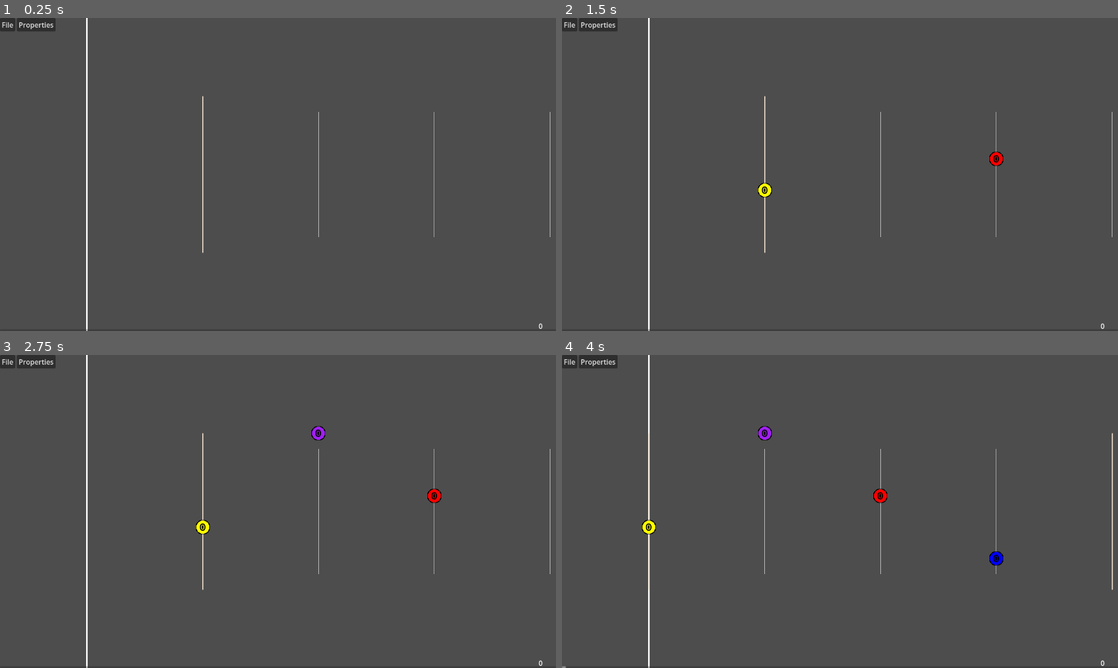
Above: before the commit, frames 1-4 (two rows, left to right).
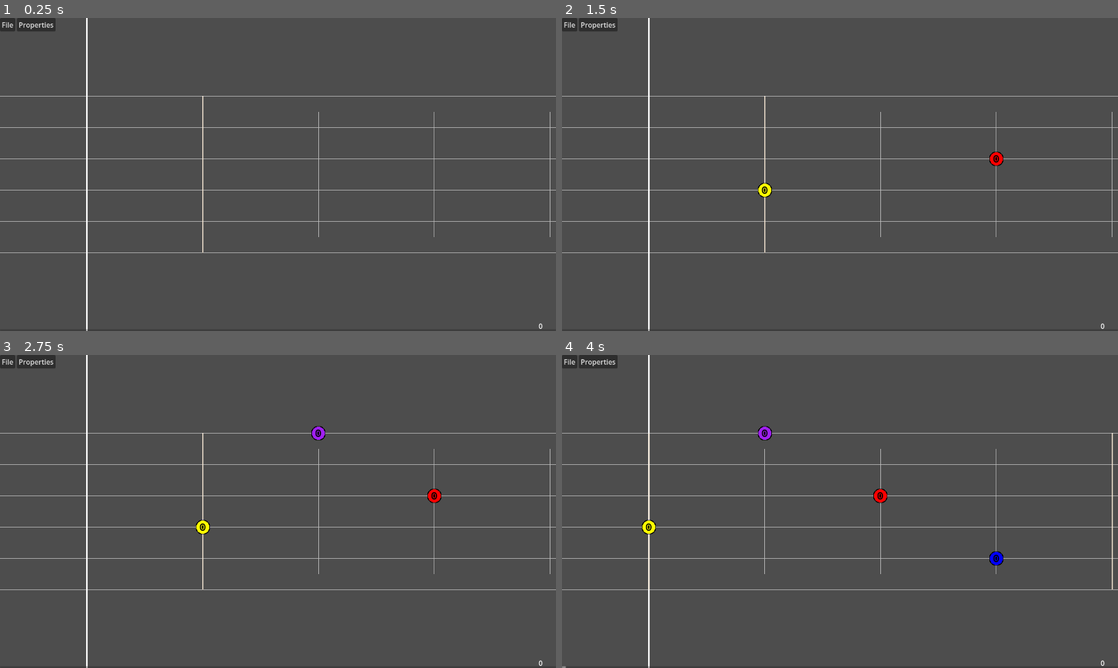
Above: after the commit, the same moments.

Repository: daredevil28/DemonForge
Game: Godot game, scene res://Assets/Scenes/game_scene.tscn
Two runs of this game, one before a commit and one after it. Both use one fixed random seed, a clock stepped at 60 frames per second and the inputs below. Sound files missing from this copy of the repository are replaced by a short silence.
Inputs (mouse positions are in pixels of both pictures, inside the frame that each line leads up to):
- Up to frame 1 (0.25 s): no input
- Up to frame 2 (1.5 s): tap Enter at 0.5 s; move the mouse to (962, 158) at 0.52 s; press the mouse at (962, 158) at 0.53 s; tap Space (TogglePlay) at 1.25 s; move the mouse to (728, 190) at 1.27 s; release the mouse at (728, 190) at 1.28 s; right-click (728, 190) at 1.35 s; click (728, 190) at 1.42 s
- Up to frame 3 (2.75 s): tap Enter at 2 s; move the mouse to (333, 442) at 2.02 s; hold Mouse wheel down (ScrollDown) from 2.03 s (still down); click (333, 442) at 2.17 s
- Up to frame 4 (4 s): tap Space (TogglePlay) at 2.75 s; move the mouse to (812, 574) at 2.77 s; release Mouse wheel down (ScrollDown) at 2.78 s; tap Mouse wheel up (ScrollUp) at 2.85 s; click (812, 574) at 2.92 s; tap Enter at 3.5 s; move the mouse to (1006, 558) at 3.52 s; hold Space (TogglePlay) from 3.53 s (still down); click (1006, 558) at 3.67 s

The runs differ from the first frame. In frame 1, 1.3% of the frame differs, in the area x 0-100%, y 24-76%; in frame 2, 1.3%; in frame 3, 1.3%; in frame 4, 1.3%.

Commit message:
Note lines added

Diff:
--- a/Assets/Scripts/drawer.gd
+++ b/Assets/Scripts/drawer.gd
@@ -7,6 +7,8 @@
 	#The judgement line
 	var line_color : Color = Color.WHITE
 	draw_line(Vector2(NoteManager.offset, 0), Vector2(NoteManager.offset,DisplayServer.window_get_size().y), line_color, 4)
+	for i in range(1,7):
+		draw_line(Vector2(0,NoteManager.get_note_lane_y(i)),Vector2(DisplayServer.window_get_size().x,NoteManager.get_note_lane_y(i)),line_color,1)
 	var seconds_per_beat : float = 60 / GameManager.bpm / GameManager.snapping_frequency
 	var new_time : float = seconds_per_beat
 	for i : int in range(0,snapped(GameManager.audio_length / seconds_per_beat, 0)):
--- a/Assets/Scripts/note_manager.gd
+++ b/Assets/Scripts/note_manager.gd
@@ -55,25 +55,20 @@
 
 func reset_note_y(instance : Node2D, color : int) -> float:
 	var position : float
+	position = get_note_lane_y(color)
 	match color:
 			1:
 				instance.canvas_color = yellow
-				position = 0.55 * DisplayServer.window_get_size().y
 			2:
 				instance.canvas_color = red
-				position = 0.45 * DisplayServer.window_get_size().y
 			3:
 				instance.canvas_color = orange
-				position = 0.75 * DisplayServer.window_get_size().y
 			4:
 				instance.canvas_color = purple
-				position = 0.25 * DisplayServer.window_get_size().y
 			5:
 				instance.canvas_color = blue
-				position = 0.65 * DisplayServer.window_get_size().y
 			6:
 				instance.canvas_color = green
-				position = 0.35 * DisplayServer.window_get_size().y
 			_:
 				push_warning("No color found")
 	return position
@@ -83,21 +78,24 @@
 	@warning_ignore("integer_division")
 	instance.scale.x = DisplayServer.window_get_size().x / 2 / 10
 	instance.scale.y = 0.0048 * DisplayServer.window_get_size().y
-	match color:
+	instance.position.y = get_note_lane_y(color)
+
+func get_note_lane_y(lane : int) -> float:
+	match lane:
 		1:
-			instance.position.y = 0.55 * DisplayServer.window_get_size().y
+			return 0.55 * DisplayServer.window_get_size().y
 		2:
-			instance.position.y = 0.45 * DisplayServer.window_get_size().y
+			return 0.45 * DisplayServer.window_get_size().y
 		3:
-			instance.position.y = 0.75 * DisplayServer.window_get_size().y
+			return 0.75 * DisplayServer.window_get_size().y
 		4:
-			instance.position.y = 0.25 * DisplayServer.window_get_size().y
+			return 0.25 * DisplayServer.window_get_size().y
 		5:
-			instance.position.y = 0.65 * DisplayServer.window_get_size().y
+			return 0.65 * DisplayServer.window_get_size().y
 		6:
-			instance.position.y = 0.35 * DisplayServer.window_get_size().y
+			return 0.35 * DisplayServer.window_get_size().y
 		_:
-			push_warning("No color found")
+			return 0
 
 func add_new_note(time : float, color : int) -> void:
 	var instance : Note = note_scene.instantiate()
